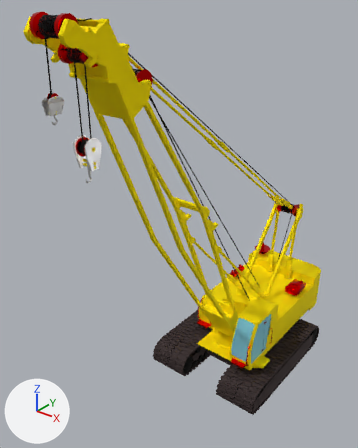
Two versions of the glTF model static/blob/crane_full.glb, one commit apart.
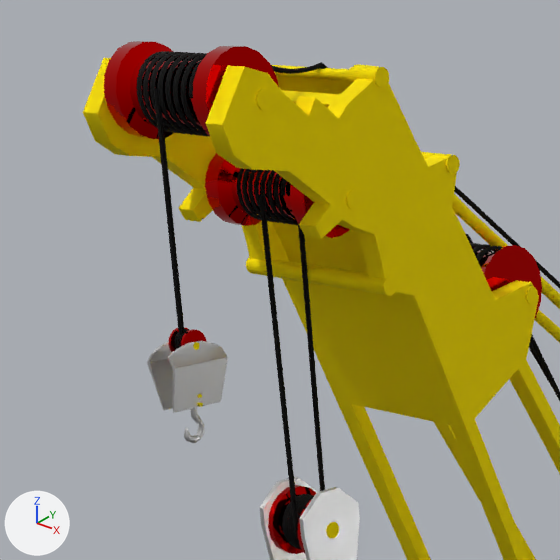
The first picture shows the older version from a 50 mm lens placed at (5.07, -8.98, 8.74), pointed at (-0.68, -1.79, 4.29). The close-ups show both versions on the part from 0% to 44% of the width and 0% to 35% of the height of that picture; other places that the commit changed are outside them. Every picture has the same lights, and +X, +Y and +Z are marked at lower left. Where no turn or scale is listed for an object, it has been applied to the vertices. Vertices at the same position are counted once.

Before the edit, the objects in view are built like this:
```python
mat_02___default = principled_material('02 - Default')
mat_02___default.base_color = (0.749, 0.0, 0.0)  # red #e00000
mat_02___default.metallic = 1.0
mat_02___default.roughness = -2.2
me_mesh_001 = bpy.data.meshes.new('Mesh.001')
me_mesh_001.from_pydata(...)  # 29636 vertices, 58929 faces; spans x 0.41..1.24, y -6.69..0.68, z -0.91..6.64
# faces by material slot: [1976, 43228, 1584, 12141]
me_mesh_001.materials.append(mat_default)  # light grey #dadada
me_mesh_001.materials.append(mat_01___default)  # black #262626
me_mesh_001.materials.append(mat_02___default)  # red #e00000
me_mesh_001.materials.append(mat_03___default)  # yellow #fced16
ob_object018 = bpy.data.objects.new('Object018', me_mesh_001)
ob_object018.location = (-0.913, 1.505, 1.789)
```
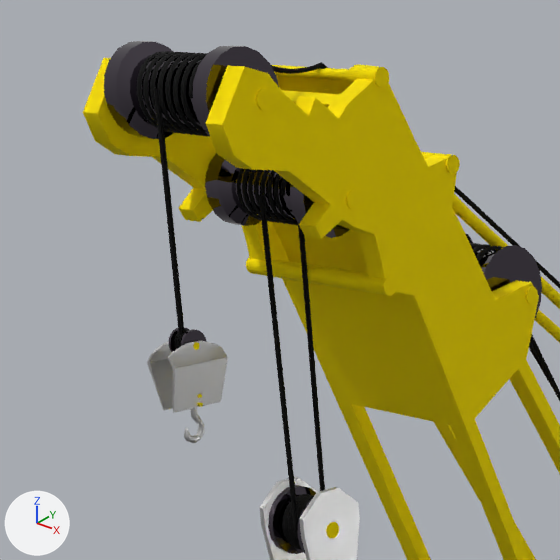
The newer file is also turned or shifted as a whole; pictures and numbers use the older file's frame.

Pixel boxes (x1, y1, x2, y2) of what changed, in the close-ups (560 x 560 px; the box of a moved part takes in the faces that stretch with it):
```json
{"object": "Object018", "change": "recoloured", "before": [99, 41, 545, 557], "after": [99, 41, 545, 557]}
{"part": 1, "of": "me_mesh_001", "change": "moved or reshaped", "before": [150, 46, 542, 538], "after": [150, 46, 542, 538]}
```

The change, as JSON lines over the scene's bpy script:
```json
{"op": "set", "path": "mat_02___default.base_color", "old": "(0.749, 0.0, 0.0)", "new": "(0.12, 0.103, 0.13)", "note": "red #e00000 -> dark grey #615a65"}
{"block": "me_mesh_001", "where": "# used by ob_object018; location = (-0.913, 1.505, 1.789)"}
{"op": "remove", "block": "me_mesh_001", "code": "me_mesh_001.from_pydata(...)  # 29636 vertices, 58929 faces; spans x 0.41..1.24, y -6.69..0.68, z -0.91..6.64"}
{"op": "add", "block": "me_mesh_001", "code": "me_mesh_001.from_pydata(...)  # 29636 vertices, 58924 faces; spans x 0.41..1.24, y -6.69..0.68, z -0.91..6.64"}
{"block": "me_mesh_001", "change": "me_mesh_001 part 1: 202 of 29636 vertices moved; they spanned x 0.44..1.2, y -6.61..-5.09, z 4.62..6.64 and now span x 0.44..1.2, y -6.61..-5.09, z 4.62..6.64; mean shift (0.0, 0.0, 0.0); largest move (1.11, -5.36, 5.7) -> (0.84, -5.36, 5.7)"}
```
